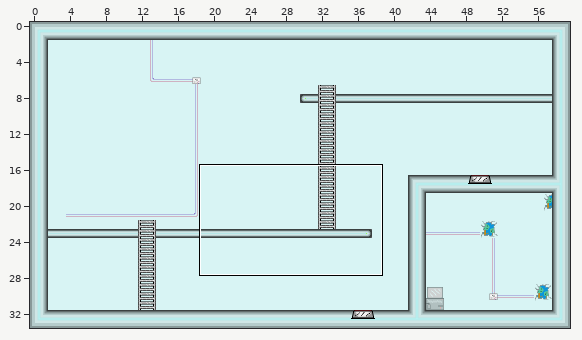
Tiled map: assets/level3.tmx. Above: a wide view before the commit, with the close-up outlined.
Close-up. Before the edit:
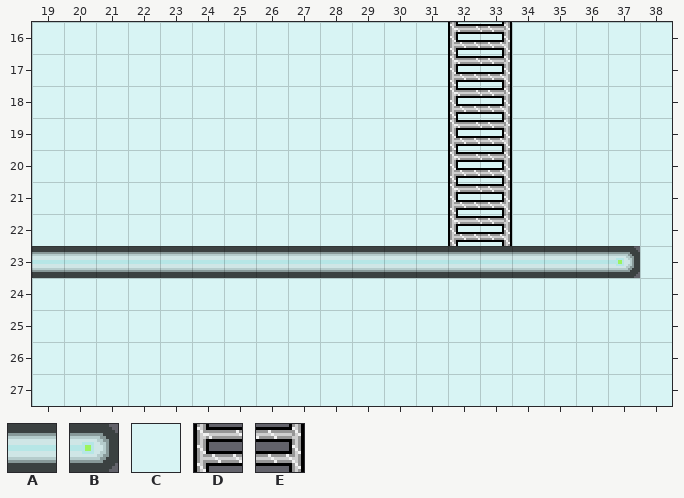
Cells are 16x16 px. Shown: x 19..38, y 16..27. The commit also changed other parts of the map, which this record leaves out.
Key: from "tilez": A 257, B 258, C 655, D 771, E 772.
_ is an empty cell, # one hidden under a higher layer.
Layers that did not change in this view are not listed.
Layer "bg" before, first column x 19:
16 CCCCCCCCCCCCCCCCCCCC
17 CCCCCCCCCCCCCCCCCCCC
18 CCCCCCCCCCCCCCCCCCCC
19 CCCCCCCCCCCCCCCCCCCC
20 CCCCCCCCCCCCCCCCCCCC
21 CCCCCCCCCCCCCCCCCCCC
22 CCCCCCCCCCCCCCCCCCCC
23 AAAAAAAAAAAAAAAAAABC
24 CCCCCCCCCCCCCCCCCCCC
25 CCCCCCCCCCCCCCCCCCCC
26 CCCCCCCCCCCCCCCCCCCC
27 CCCCCCCCCCCCCCCCCCCC
Layer "ladders/tp" before, first column x 19:
16 _____________DE_____
17 _____________DE_____
18 _____________DE_____
19 _____________DE_____
20 _____________DE_____
21 _____________DE_____
22 _____________DE_____
23 ____________________
24 ____________________
25 ____________________
26 ____________________
27 ____________________
Now the later version:
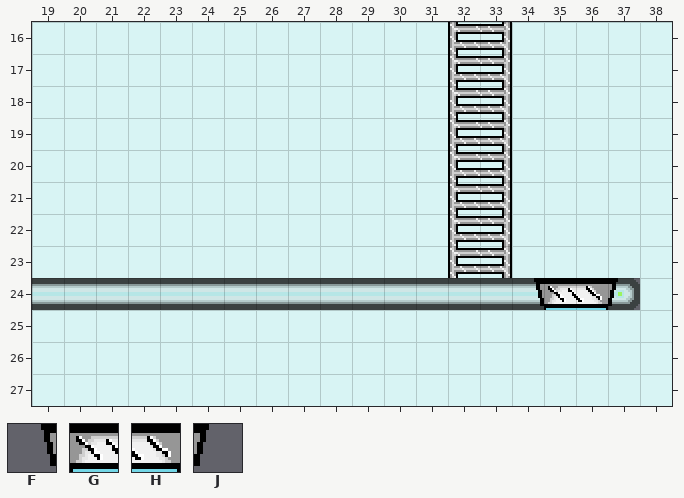
Further tiles: from "tilez": F 640, G 641, H 642, J 643.
Edits made:
Changed rows in their new state; . is an unchanged cell.
Layer "bg":
first column x 19:
23 CCCCCCCCCCCCCCCCCCC
24 AAAAAAAAAAAAAAAA##B
Layer "ladders/tp":
first column x 32:
23 DE....
24 ..FGHJ
